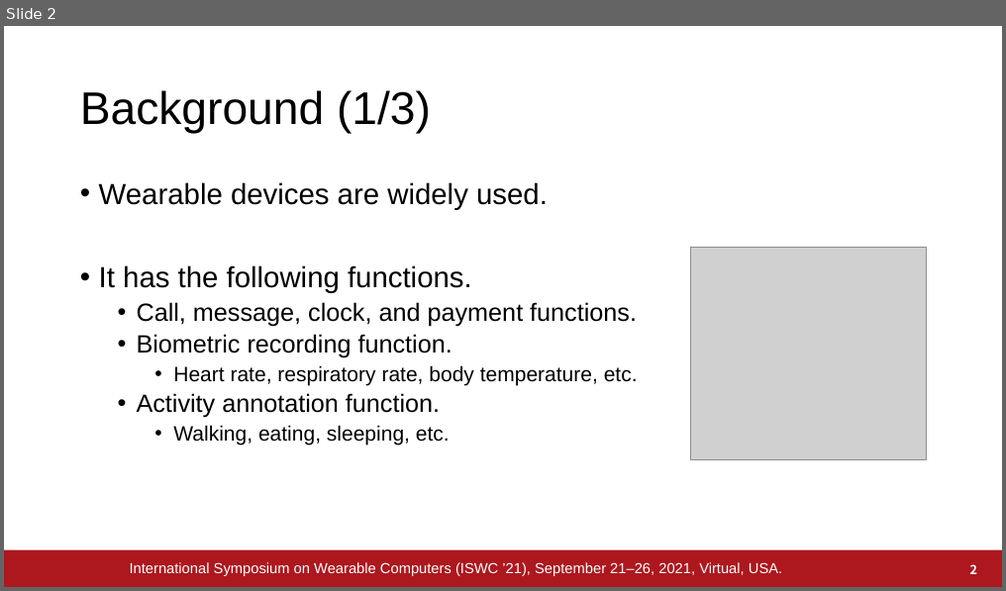
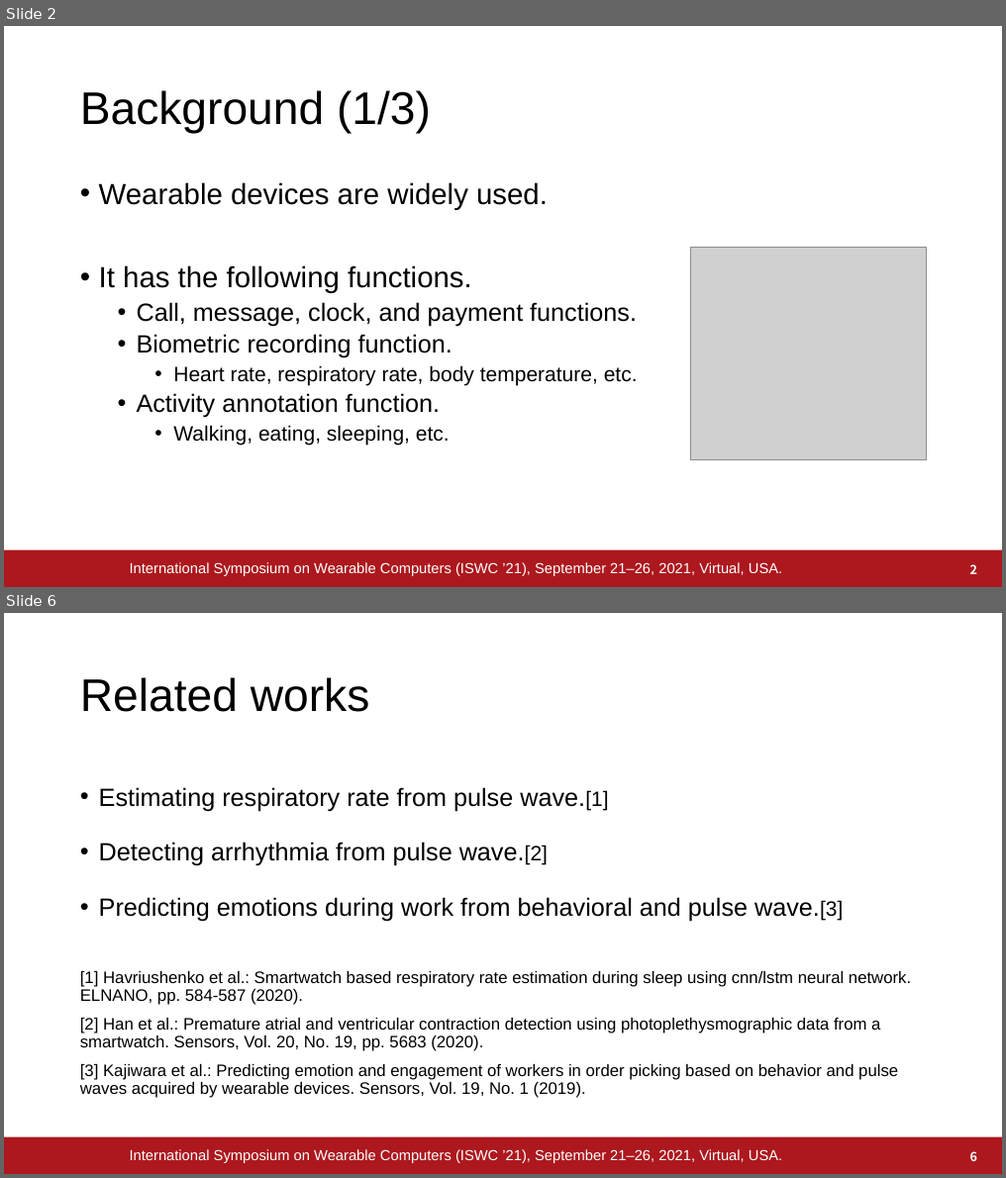
Before and after one commit to a2h1r0/lab, a slide deck: paper/pulse/ISWC2021/ISWC2021.pptx. Shown one above the other, each under a label of ours: slide 2 before the commit, slides 2 and 6 after it; the slides between them are not shown. The pictures are 1006x591 and 1006x1178 pixels, drawn with LibreOffice and Linux fonts; fonts in the diff are those of the drawing; grey boxes stand for pictures; background and template pictures are left out. Boxes give left, top, right and bottom in pixels: in the first picture for what was removed or moved away, otherwise in the second. Text is boxed around its words. In the diff, an @@ line names an element or a change of style, - is before the commit and + after.

```diff
--- a/paper/pulse/ISWC2021/ISWC2021.pptx
+++ b/paper/pulse/ISWC2021/ISWC2021.pptx
@@ slide 6 added at [4, 613, 1002, 1174], background #FFFFFF; not listed: 1 template element that a slide beside it also shows @@
@@ title added at [80, 677, 370, 712], 44 pt, text #000000 @@
+Related works
@@ text added at [80, 787, 911, 1098], 16 pt, text #000000 @@
+• Estimating respiratory rate from pulse wave.[1]
+• Detecting arrhythmia from pulse wave.[2]
+• Predicting emotions during work from behavioral and pulse wave.[3]
+[1] Havriushenko et al.: Smartwatch based respiratory rate estimation during sleep using cnn/lstm neural network. ELNANO, pp. 584-587 (2020).
+[2] Han et al.: Premature atrial and ventricular contraction detection using photoplethysmographic data from a smartwatch. Sensors, Vol. 20, No. 19, pp. 5683 (2020).
+[3] Kajiwara et al.: Predicting emotion and engagement of workers in order picking based on behavior and pulse waves acquired by wearable devices. Sensors, Vol. 19, No. 1 (2019).
@@ text added at [130, 1150, 782, 1163], 14 pt, text #FFFFFF @@
+International Symposium on Wearable Computers (ISWC ’21), September 21–26, 2021, Virtual, USA.
@@ page number added at [970, 1152, 977, 1161], 12 pt, text #FFFFFF, bold @@
+6
```
Also in this commit, not shown: 2 slides changed, 1 other slide added.
